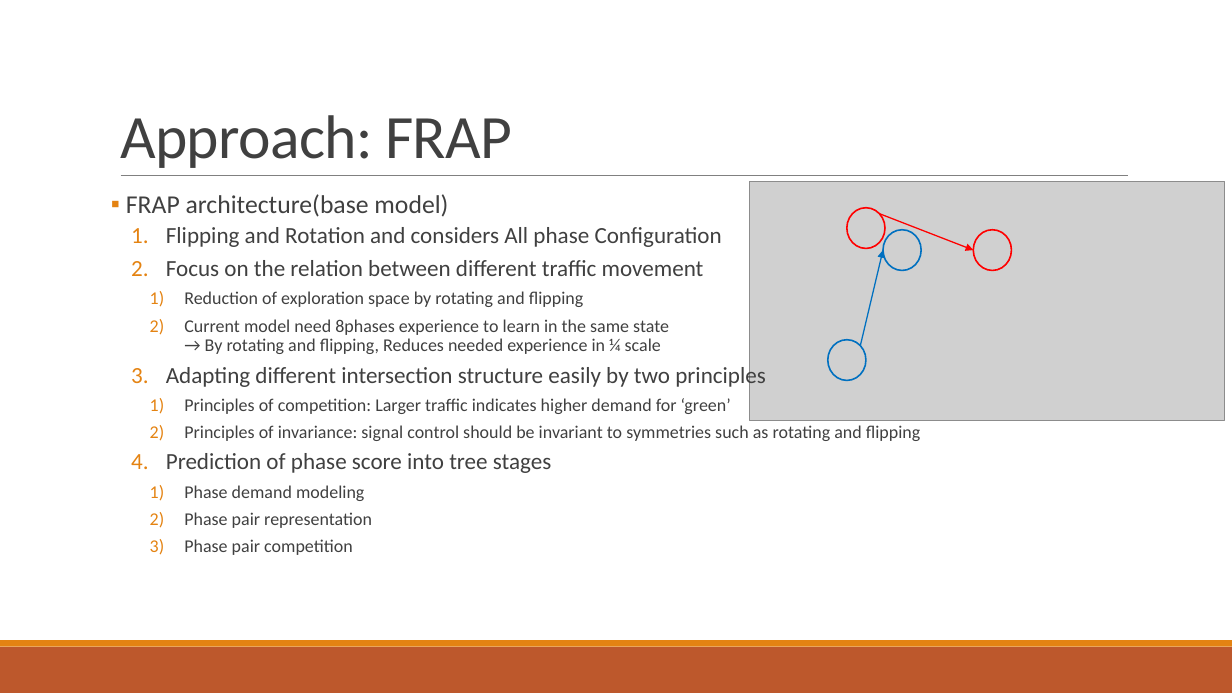
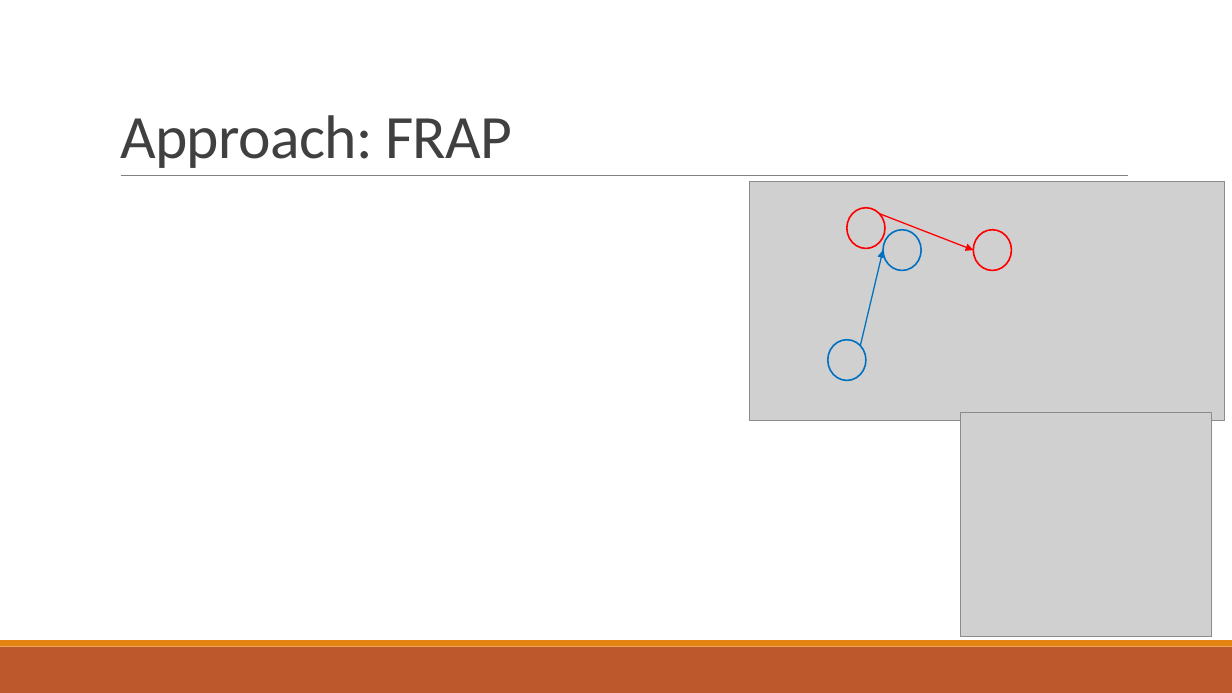
Before and after one commit to 3neutronstar/traffic-optimization_RL, a slide deck: slide 21 of 1st_Seminar(강민수).pptx. Drawn at 1232x693 pixels with LibreOffice and Linux fonts; fonts in the diff are those of the drawing; grey boxes stand for pictures. Boxes give left, top, right and bottom in pixels: in the first picture for what was removed or moved away, otherwise in the second. Text is boxed around its words. In the diff, an @@ line names an element or a change of style, - is before the commit and + after.

```diff
--- a/1st_Seminar(강민수).pptx
+++ b/1st_Seminar(강민수).pptx
@@ text removed at (126,194,921,555) @@
-▪ FRAP architecture(base model)
-  1. Flipping and Rotation and considers All phase Configuration
-  2. Focus on the relation between different traffic movement
-    1) Reduction of exploration space by rotating and flipping
-    2) Current model need 8phases experience to learn in the same state
-       → By rotating and flipping, Reduces needed experience in ¼ scale
-  3. Adapting different intersection structure easily by two principles
-    1) Principles of competition: Larger traffic indicates higher demand for ‘green’
-    2) Principles of invariance: signal control should be invariant to symmetries such as rotating and flipping
-  4. Prediction of phase score into tree stages
-    1) Phase demand modeling
-    2) Phase pair representation
-    3) Phase pair competition
@@ picture added at (960,412,1211,637) @@
```
Also in this commit, not shown: 8 other slides changed, 3 slides added, 2 slides removed, 1 other file.
